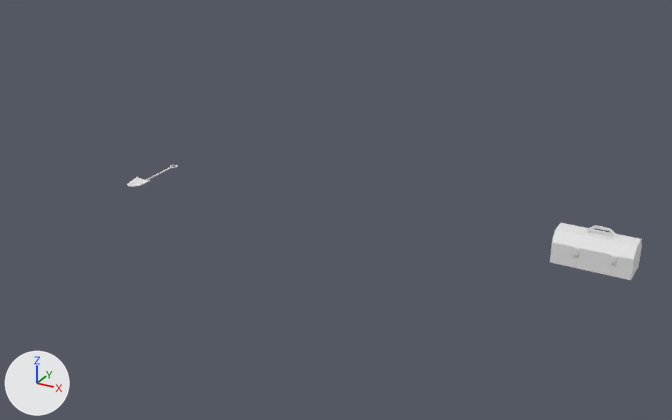
The FBX model Art/Props/3d/3D_ENVTO_001.FBX, before and after one commit.
Rendered twice from a 50 mm camera at (271.0, -255.0, 134.0) aimed at (127.0, 7.0, 3.0). Every picture has the same lights, and +X, +Y and +Z are marked at lower left. Both versions are drawn at frame 1 of the action 'Take 001'; the numbers are the values there. Materials are left out; every surface is plain grey.

In view in the first picture: 'Cylinder001', 'Doos'.
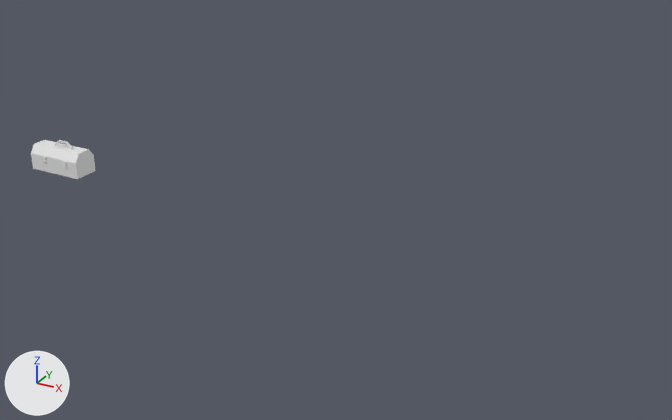
Location of each change, (x1, y1, x2, y2) in pixels of the pictures (672 x 420 px):
```json
{"object": "Doos", "change": "moved", "before": [550, 223, 642, 280], "after": [31, 140, 96, 179]}
{"object": "Cylinder001", "change": "deleted", "before": [127, 165, 178, 187]}
```

Scene script edits in JSON lines:
```json
{"op": "remove", "block": "ob_cylinder001", "code": ["ob_cylinder001 = bpy.data.objects.new('Cylinder001', me_mesh)", "ob_cylinder001.location = (53.7, -8.0, 4.7)", "ob_cylinder001.rotation_euler = (1.571, 0.0, 3.142)  # degrees (90, 0, 180)", "ob_cylinder001.scale = (0.059, 0.059, 0.059)"]}
{"op": "set", "path": "ob_doos.location", "old": "(217.2, 6.3, 3.8)", "new": "(-1.0, 6.3, -6.0)"}
```
